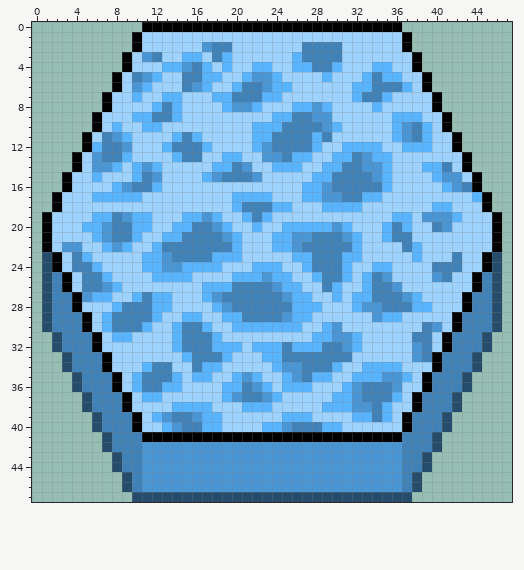
A pixel-art sprite gets an edit: android/assets/sprites/water_tile.png. The picture above was drawn from the file before the commit.
The file is 48x48 pixels.
New version:
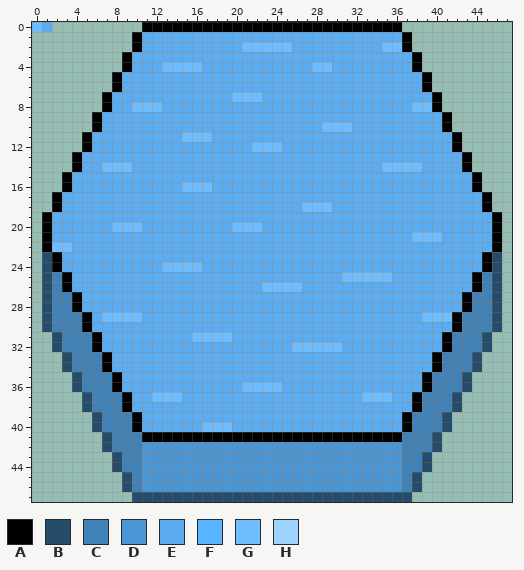
Palette (. is transparent): A #000000  B #254c6b  C #4081b7  D #4a95d3  E #5bacf1  F #59b4ff  G #6fbdff  H #9ed3ff
What changed:
Changed rows in their new state; - is an unchanged pixel.
first column x 0:
 0 GE--------------------------------------------
 1 -----------EEEEEEEEEEEEEEEEEEEEEEEEEE---------
 2 -----------EEEEEEEEEEGGGGGEEEEEEEEEGG---------
 3 ----------EEEEEEEEEEEEEEEEEEEEEEEEEEEE--------
 4 ----------EEEGGGGEEEEEEEEEEEGGEEEEEEEE--------
 5 ---------EEEEEEEEEEEEEEEEEEEEEEEEEEEEEE-------
 6 ---------EEEEEEEEEEEEEEEEEEEEEEEEEEEEEE-------
 7 --------EEEEEEEEEEEEGGGEEEEEEEEEEEEEEEEE------
 8 --------EEGGGEEEEEEEEEEEEEEEEEEEEEEEEEGG------
 9 -------EEEEEEEEEEEEEEEEEEEEEEEEEEEEEEEEEE-----
10 -------EEEEEEEEEEEEEEEEEEEEEEGGGEEEEEEEEE-----
11 ------EEEEEEEEEGGGEEEEEEEEEEEEEEEEEEEEEEEE----
12 ------EEEEEEEEEEEEEEEEGGGEEEEEEEEEEEEEEEEE----
13 -----EEEEEEEEEEEEEEEEEEEEEEEEEEEEEEEEEEEEEE---
14 -----EEGGGEEEEEEEEEEEEEEEEEEEEEEEEEGGGGEEEE---
15 ----EEEEEEEEEEEEEEEEEEEEEEEEEEEEEEEEEEEEEEEE--
16 ----EEEEEEEEEEEGGGEEEEEEEEEEEEEEEEEEEEEEEEEE--
17 ---EEEEEEEEEEEEEEEEEEEEEEEEEEEEEEEEEEEEEEEEEE-
18 ---EEEEEEEEEEEEEEEEEEEEEEEEGGGEEEEEEEEEEEEEEE-
19 --EEEEEEEEEEEEEEEEEEEEEEEEEEEEEEEEEEEEEEEEEEEE
20 --EEEEEEGGGEEEEEEEEEGGGEEEEEEEEEEEEEEEEEEEEEEE
21 --EEEEEEEEEEEEEEEEEEEEEEEEEEEEEEEEEEEEGGGEEEEE
22 --GGEEEEEEEEEEEEEEEEEEEEEEEEEEEEEEEEEEEEEEEEEE
23 ---EEEEEEEEEEEEEEEEEEEEEEEEEEEEEEEEEEEEEEEEEE-
24 ---EEEEEEEEEEGGGGEEEEEEEEEEEEEEEEEEEEEEEEEEEE-
25 ----EEEEEEEEEEEEEEEEEEEEEEEEEEEGGGGGEEEEEEEE--
26 ----EEEEEEEEEEEEEEEEEEEGGGGEEEEEEEEEEEEEEEEE--
27 -----EEEEEEEEEEEEEEEEEEEEEEEEEEEEEEEEEEEEEE---
28 -----EEEEEEEEEEEEEEEEEEEEEEEEEEEEEEEEEEEEEE---
29 ------EGGGGEEEEEEEEEEEEEEEEEEEEEEEEEEEEGGG----
30 ------EEEEEEEEEEEEEEEEEEEEEEEEEEEEEEEEEEEE----
31 -------EEEEEEEEEGGGGEEEEEEEEEEEEEEEEEEEEE-----
32 -------EEEEEEEEEEEEEEEEEEEGGGGGEEEEEEEEEE-----
33 --------EEEEEEEEEEEEEEEEEEEEEEEEEEEEEEEE------
34 --------EEEEEEEEEEEEEEEEEEEEEEEEEEEEEEEE------
35 ---------EEEEEEEEEEEEEEEEEEEEEEEEEEEEEE-------
36 ---------EEEEEEEEEEEEGGGGEEEEEEEEEEEEEE-------
37 ----------EEGGGEEEEEEEEEEEEEEEEEEGGGEE--------
38 ----------EEEEEEEEEEEEEEEEEEEEEEEEEEEE--------
39 -----------EEEEEEEEEEEEEEEEEEEEEEEEEE---------
40 -----------EEEEEEGGGEEEEEEEEEEEEEEEEE---------
Boxes around the changes in both pictures, in picture pixels (x1, y1, x2, y2):
added: (32, 22, 52, 32)
changed: (52, 32, 492, 432)
